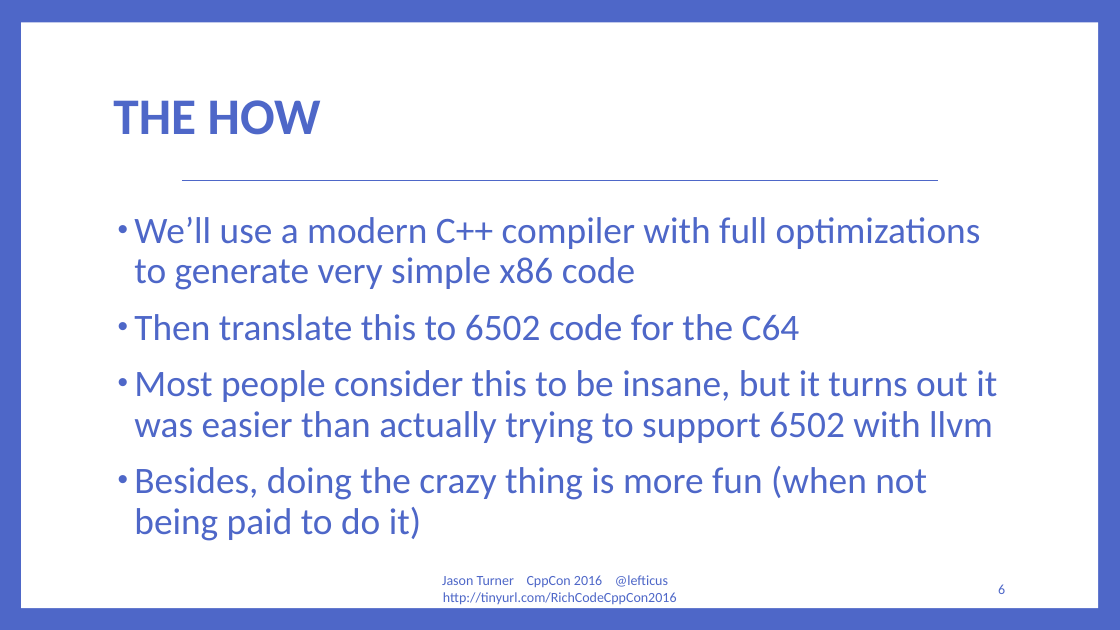
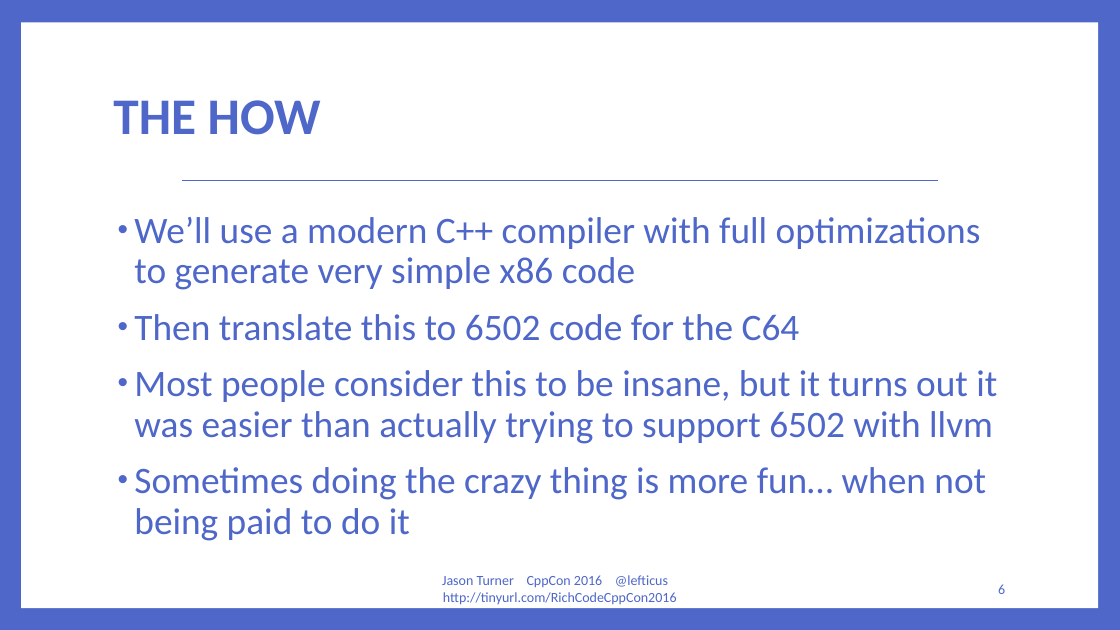
Before and after one commit to lefticus/presentations, a slide deck: slide 6 of RichCodeForTinyMachines/Rich Code For Tiny Computers.pptx. Drawn at 1120x630 pixels with LibreOffice and Linux fonts; fonts in the diff are those of the drawing. Boxes give left, top, right and bottom in pixels: in the first picture for what was removed or moved away, otherwise in the second. Text is boxed around its words. In the diff, an @@ line names an element or a change of style, - is before the commit and + after.

```diff
--- a/RichCodeForTinyMachines/Rich Code For Tiny Computers.pptx
+++ b/RichCodeForTinyMachines/Rich Code For Tiny Computers.pptx
@@ text at <box>134,467,986,541</box>: text changed @@
-• Besides, doing the crazy thing is more fun (when not being paid to do it)
+• Sometimes doing the crazy thing is more fun… when not being paid to do it
```
Also in this commit, not shown: 1 other slide changed.
